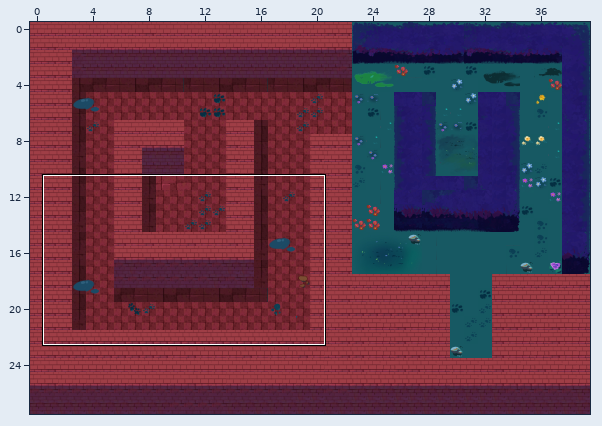
An edit to a level. Tiled map, assets/maps/medium5.tmx. Above: a wide view before the commit, with the close-up outlined.
Close-up. Before the commit:
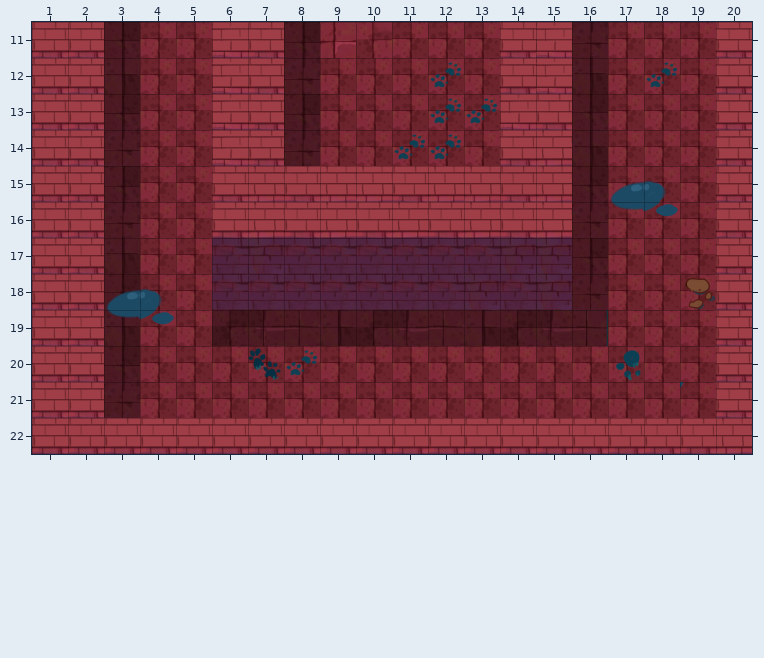
Cells are 128x128 px. Shown: x 1..20, y 11..22. The commit also changed other parts of the map, which this record leaves out.
After the commit:
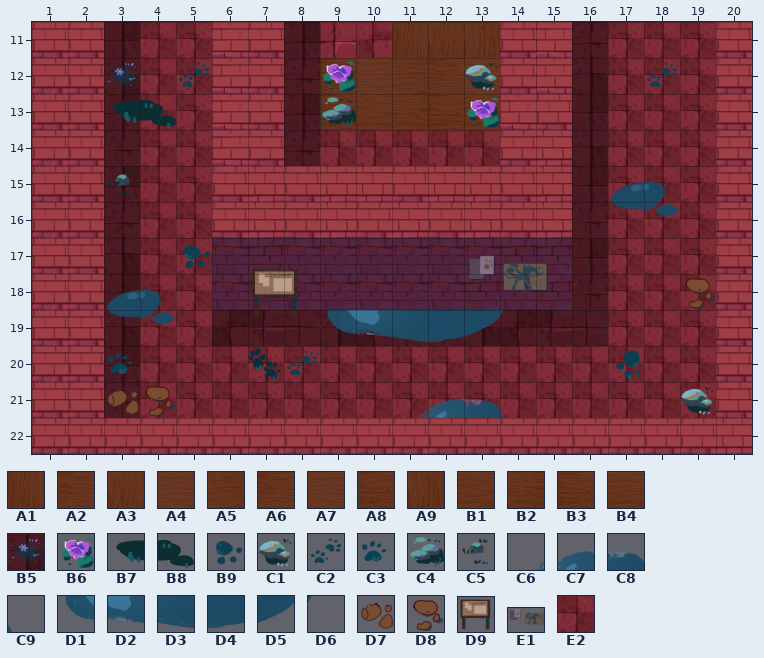
Key: from "decals-2": A1 38 turned 270, A2 49, A3 49 turned 270, A4 50, A5 51, A6 52, A7 53, A8 60, A9 60 turned 270, B1 61, B2 62, B3 63, B4 64; from "decorations-2": B5 16, B6 58, B7 72, B8 73, B9 98, C1 105, C2 110, C3 112, C4 115, C5 117; from "interiordecorations1": C6 1, C7 2, C8 3, C9 4, D1 20, D2 21, D3 22, D4 23, D5 24, D6 25, D7 41, D8 42; from "trees": D9 6 "board", E1 8 "poster"; from "walls-2": E2 42.
__ is an empty cell, .. an unchanged one.
Objects are placed by their top-left corner, in cells (3,4 is the top-left corner of cell 3,4); size is 1x1 cell unless given.
See-through tiles are keyed as they look on the map.
Diff:
--- layer "ground"
@@ x 9..13 @@
-11 .. .. E2 E2 E2
-12 E2 E2 E2 E2 E2
-13 E2 E2 E2 E2 E2
+11 .. .. A1 A3 A9
+12 A2 A4 A5 A6 A7
+13 A8 B1 B2 B3 B4
--- layer "decoration"
@@ x 3..13 @@
-12 __ .. __ .. .. .. __ .. .. C2 __
-13 __ __ .. .. .. .. __ .. .. C2 C2
-14 .. .. .. .. .. .. .. .. C2 C2 ..
-15 __ .. .. .. .. .. .. .. .. .. ..
+12 B5 .. C2 .. .. .. B6 .. .. __ C1
+13 B7 B8 .. .. .. .. C4 .. .. __ B6
+14 .. .. .. .. .. .. .. .. __ __ ..
+15 C5 .. .. .. .. .. .. .. .. .. ..
@@ x 5..5 @@
-17 __
+17 B9
@@ x 3..19 @@
-19 .. .. .. .. .. .. __ __ __ __ __ .. .. .. .. .. ..
-20 __ .. .. .. .. .. .. .. .. .. .. .. .. .. .. .. ..
-21 __ __ .. .. .. .. .. .. __ __ __ __ .. .. .. .. D6
+19 .. .. .. .. .. .. D1 D2 D3 D4 D5 .. .. .. .. .. ..
+20 C3 .. .. .. .. .. .. .. .. .. .. .. .. .. .. .. ..
+21 D7 D8 .. .. .. .. .. .. C6 C7 C8 C9 .. .. .. .. C1
--- layer "images" (added)
+E1 "poster" at 13,17.4 size 2.3x1.5
+D9 "board" at 7,17.8 size 1.6x1.5
